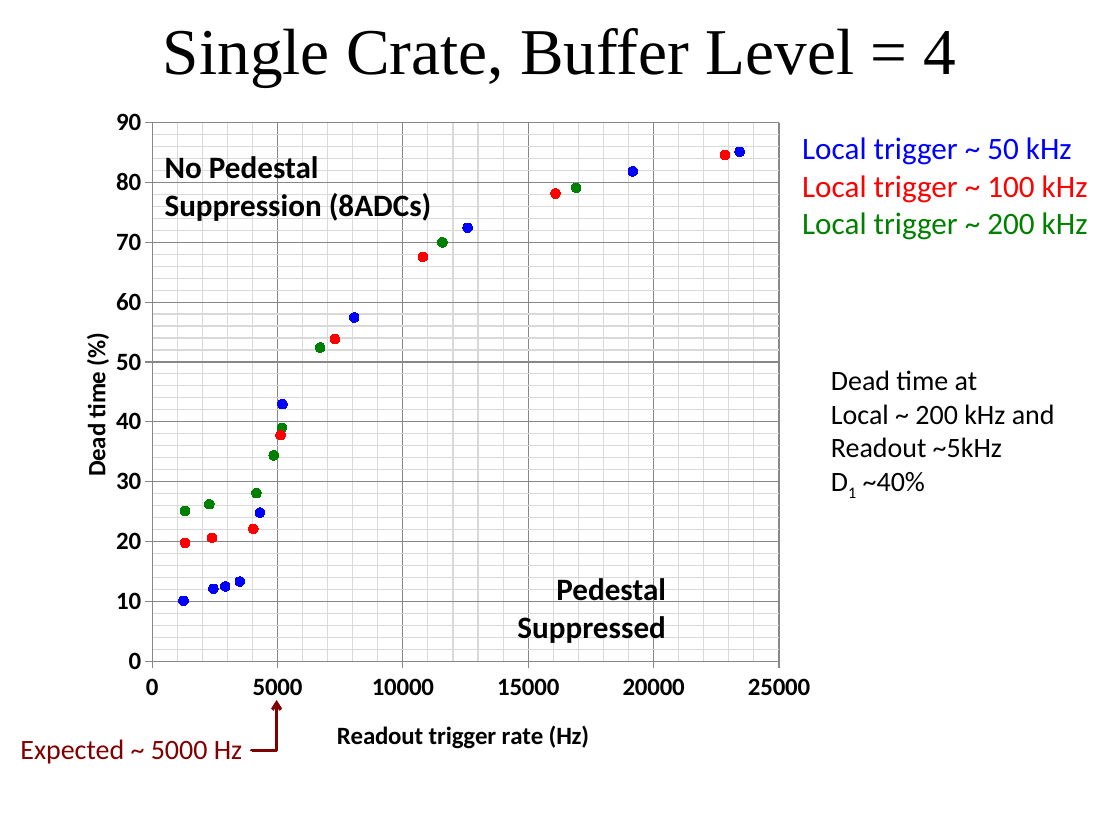
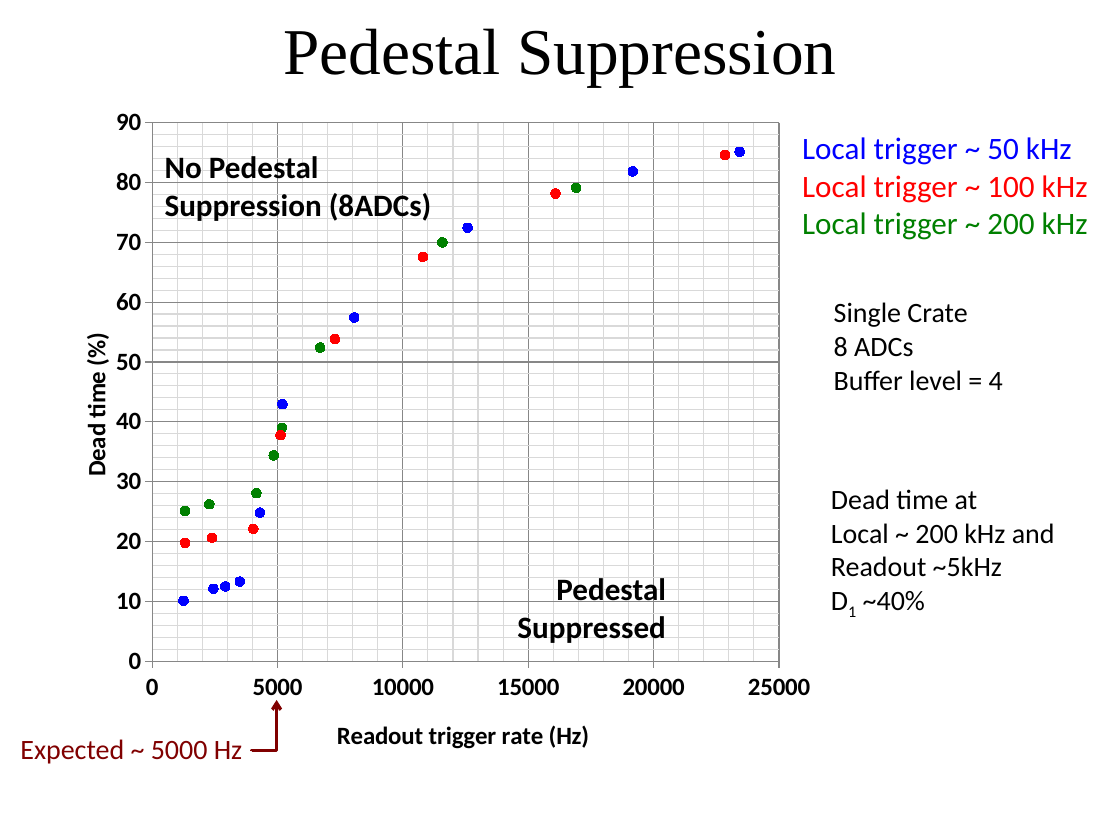
Before and after one commit to bmoffit/sbsdaq, a slide deck: slide 8 of 2015_DOE_Review/SuperBigBite DAQ update-Oct-20-2015.pptx. Drawn at 1120x840 pixels with LibreOffice and Linux fonts; fonts in the diff are those of the drawing; background and template pictures are left out. Boxes give left, top, right and bottom in pixels: in the first picture for what was removed or moved away, otherwise in the second. Text is boxed around its words. In the diff, an @@ line names an element or a change of style, - is before the commit and + after.

```diff
--- a/2015_DOE_Review/SuperBigBite DAQ update-Oct-20-2015.pptx
+++ b/2015_DOE_Review/SuperBigBite DAQ update-Oct-20-2015.pptx
@@ title at (283, 28, 836, 86): text changed @@
-Single Crate, Buffer Level = 4
+Pedestal Suppression
@@ text added at (834, 302, 1003, 391), 18 pt, text #000000 @@
+Single Crate
+8 ADCs
+Buffer level = 4
@@ text "Dead time at": place and size @@
-text "Dead time at" at (831, 370, 1055, 492)
+text "Dead time at" at (831, 489, 1055, 611)
```
Also in this commit, not shown: 18 other slides changed, 1 slide added, 1 slide removed, 1 other file.
